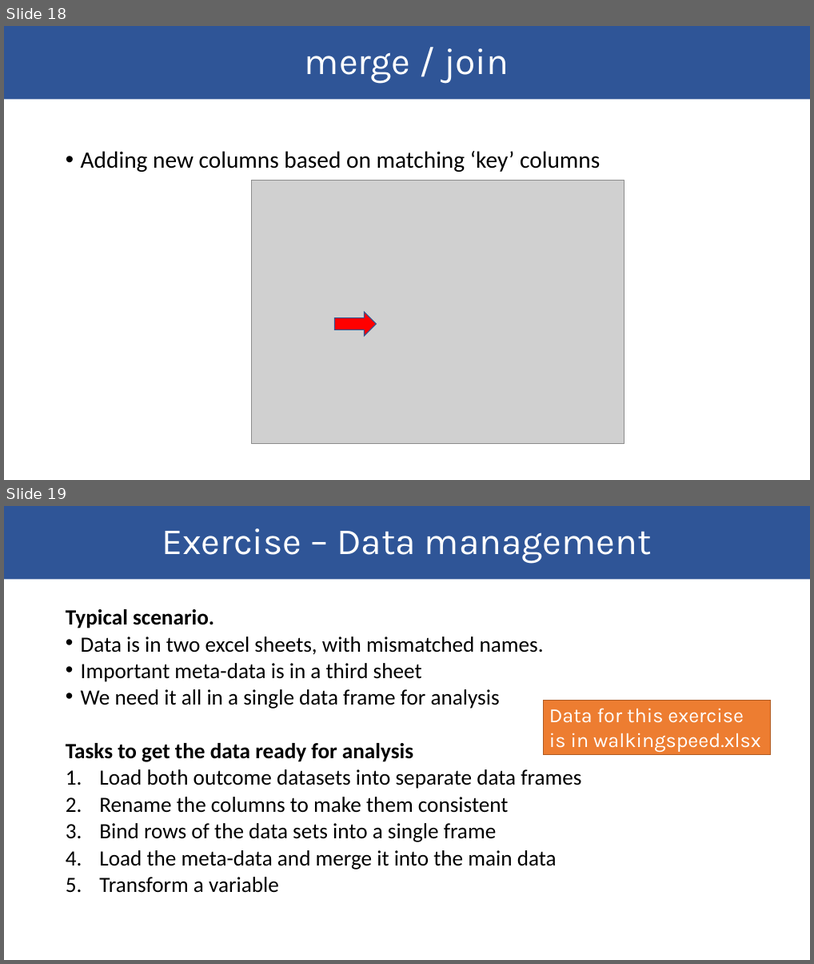
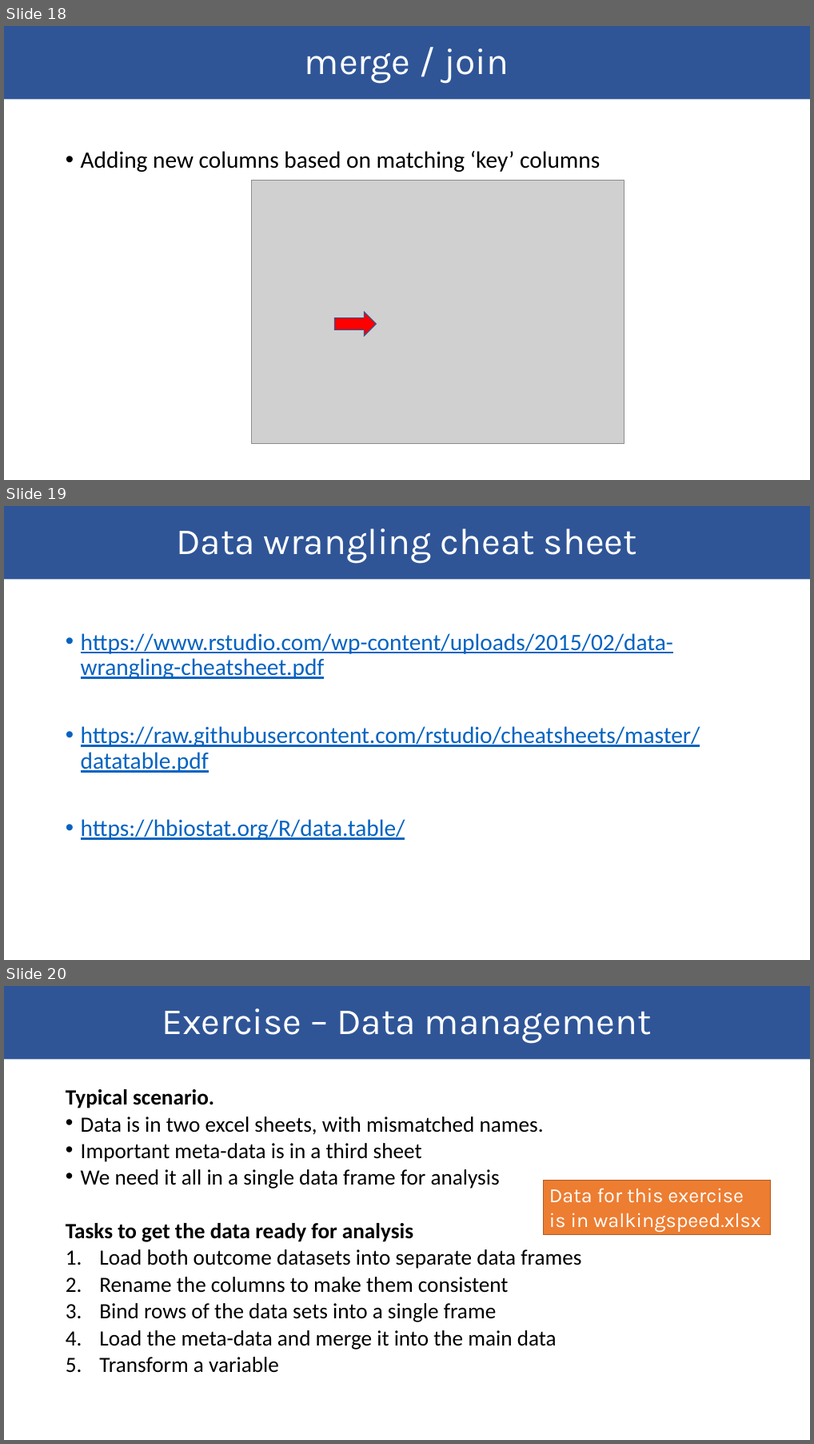
Before and after one commit to telatin/R_for_Statistics, a slide deck: docs/day3_data_lm.pptx. Shown one above the other, each under a label of ours: slides 18 and 19 before the commit, slides 18, 19 and 20 after it. The pictures are 814x964 and 814x1444 pixels, drawn with LibreOffice and Linux fonts; fonts in the diff are those of the drawing; grey boxes stand for pictures. Boxes give left, top, right and bottom in pixels: in the first picture for what was removed or moved away, otherwise in the second. Text is boxed around its words. In the diff, an @@ line names an element or a change of style, - is before the commit and + after.

```diff
--- a/docs/day3_data_lm.pptx
+++ b/docs/day3_data_lm.pptx
@@ slide 19 added at (x1=4, y1=506, x2=810, y2=960), background #FFFFFF @@
@@ title added at (x1=4, y1=506, x2=810, y2=579), fill #2F5597, 44 pt, text #FFFFFF @@
+Data wrangling cheat sheet
@@ text added at (x1=81, y1=633, x2=701, y2=840), 28 pt, text #0563C1, underline @@
+• https://www.rstudio.com/wp-content/uploads/2015/02/data-wrangling-cheatsheet.pdf
+• https://raw.githubusercontent.com/rstudio/cheatsheets/master/datatable.pdf
+• https://hbiostat.org/R/data.table/
@@ what was slide 19 is now slide 20 @@
```
Also in this commit, not shown: 1 slide changed, 2 other files.
